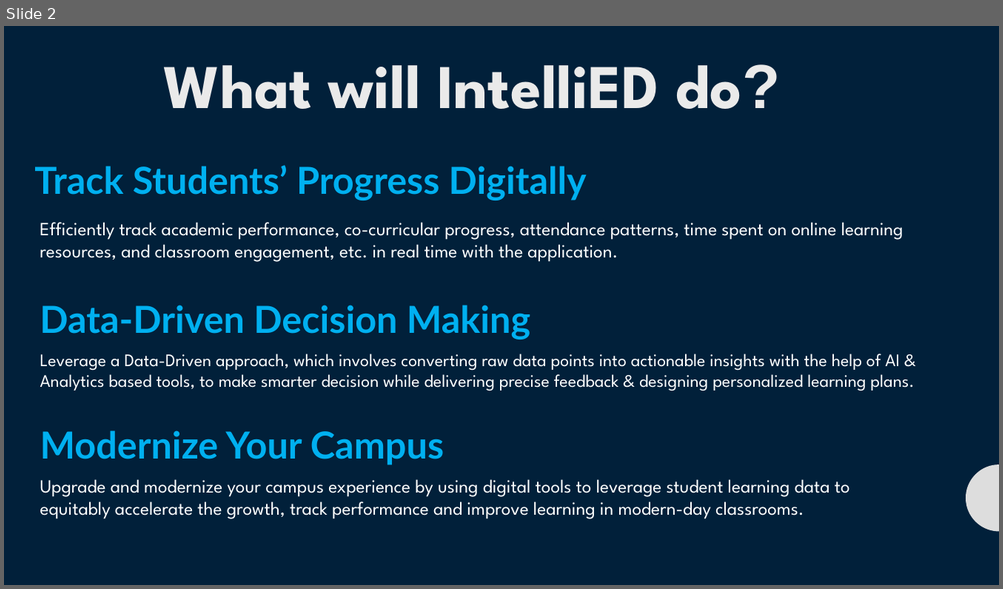
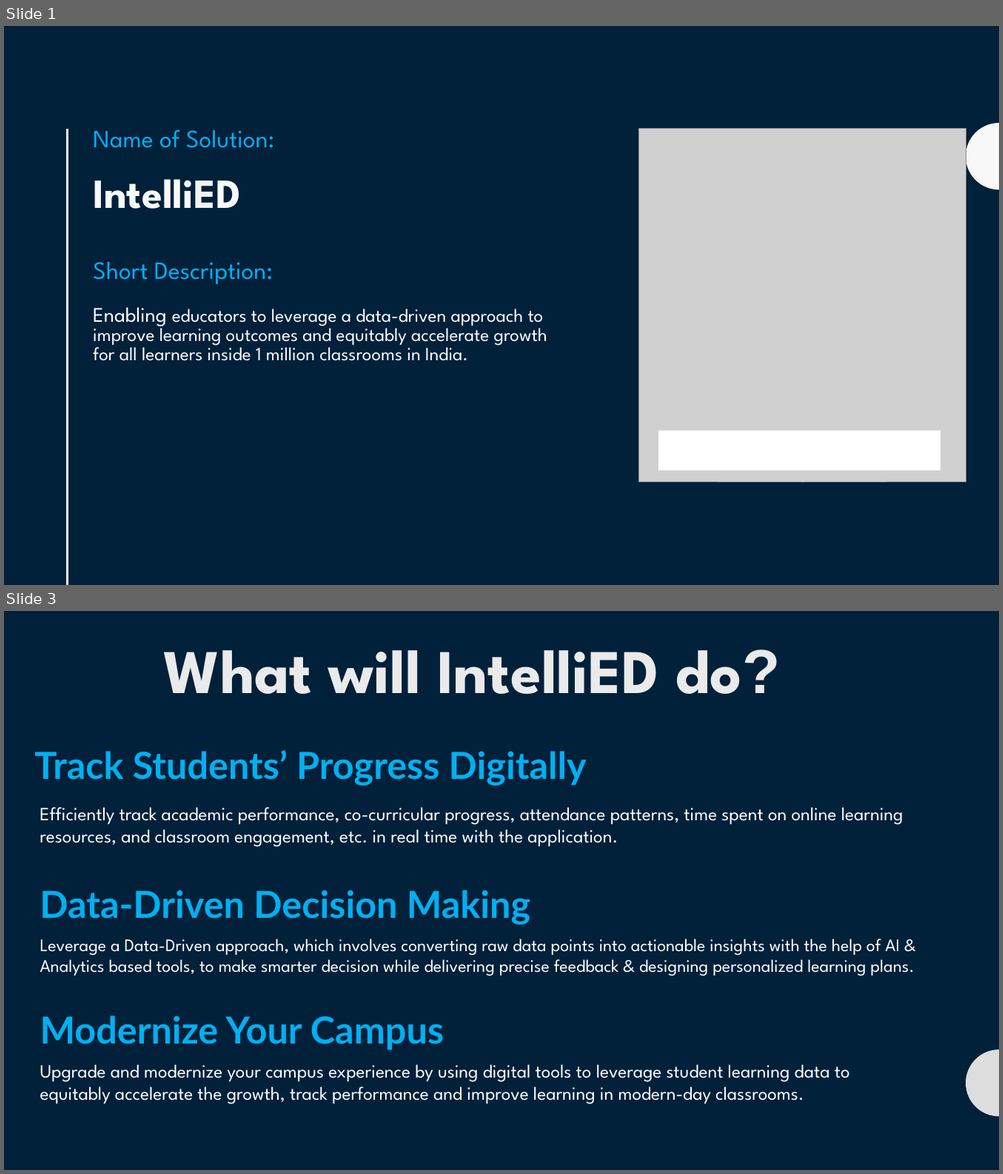
Before and after one commit to AdhyanshBhardwaj/IntelliED, a slide deck: idea/IntelliED - Idea Description.pptx. Shown one above the other, each under a label of ours: slide 2 before the commit, slides 1 and 3 after it; the slides between them are not shown. The pictures are 1003x589 and 1003x1174 pixels, drawn with LibreOffice and Linux fonts; fonts in the diff are those of the drawing; grey boxes stand for pictures. Boxes give left, top, right and bottom in pixels: in the first picture for what was removed or moved away, otherwise in the second. Text is boxed around its words. In the diff, an @@ line names an element or a change of style, - is before the commit and + after.

```diff
--- a/idea/IntelliED - Idea Description.pptx
+++ b/idea/IntelliED - Idea Description.pptx
@@ slide 1 added at [4,26,999,585], background #01203A @@
@@ line added from (68, 129) to (68, 585), #F8F8F8 2 pt @@
@@ title added at [93,130,547,361], 18 pt, text #FFFFFF @@
+Name of Solution:
+IntelliED
+Short Description:
+Enabling educators to leverage a data-driven approach to improve learning outcomes and equitably accelerate growth for all learners inside 1 million classrooms in India.
@@ picture added at [639,129,966,483] @@
@@ freeform shape added at [966,123,999,190], fill #F8F8F8 @@
@@ rectangle added at [658,431,939,471], fill #FFFFFF, outline #FFFFFF 1 pt @@
@@ what was slide 2 is now slide 3 @@
```
Also in this commit, not shown: 2 slides changed, 1 other slide added, 1 slide removed.
